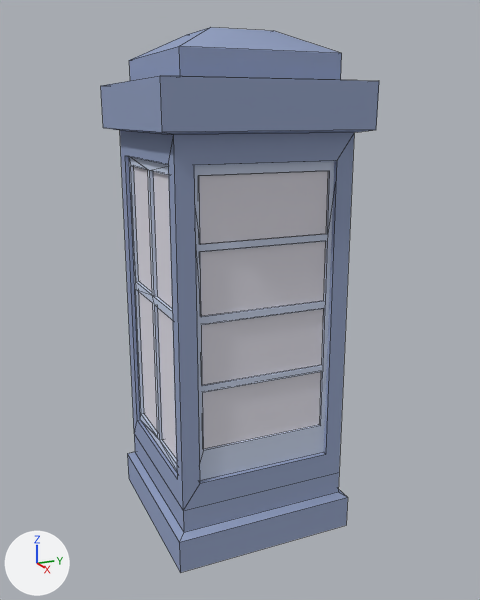
The Blender file blender2.77a/low-poly/objects/shelters/phone-booth/phone-booth.blend: old version first, new version second.
Before and after are seen from a 50 mm lens placed at (4.11, -3.07, 4.18), pointed at (-2.92, 0.09, 2.04). The axes (+X, +Y, +Z) are drawn at lower left. The lights are the same throughout. Mesh edges are drawn as thin lines.

The older version as bpy lines, for what is in view:
```python
mat_phone_booth_door_frame_000 = diffuse_material('phone-booth-door-frame.000')
mat_phone_booth_door_frame_000.base_color = (0.567, 0.635, 0.8)  # white #c6d1e7
me_cube = bpy.data.meshes.new('Cube')
me_cube.from_pydata(...)  # 296 vertices, 201 faces; spans x -1.17..1.17, y -1.17..1.17, z -1.35..1.52
me_cube.polygons.foreach_set('use_smooth', [True] * 201)
# faces by material slot: [22, 70, 85, 24]
me_cube.materials.append(mat_booth_frame_000)  # white #e7dfd9
me_cube.materials.append(mat_material_001)  # blue #94a1c2
me_cube.materials.append(mat_material_002)  # white #c6d1e7
me_cube.materials.append(mat_booth_window_glass_000)  # white #dfdde7
me_cube_012 = bpy.data.meshes.new('Cube.012')
me_cube_012.from_pydata(...)  # 78 vertices, 55 faces; spans x 0.96..1.02, y -1.14..1.1, z -2.06..8.01
# faces by material slot: [24, 31]
me_cube_012.materials.append(mat_booth_window_glass_000)  # white #dfdde7
me_cube_012.materials.append(mat_phone_booth_door_frame_000)  # white #c6d1e7
ob_booth_body_000 = bpy.data.objects.new('booth-body.000', me_cube)
ob_booth_body_000.location = (-3.0, 0.0, 2.0)
ob_booth_body_000.scale = (1.0, 1.0, 2.0)
ob_phone_booth_door_000 = bpy.data.objects.new('phone-booth-door.000', me_cube_012)
ob_phone_booth_door_000.location = (-3.82, 0.02, 0.99)
ob_phone_booth_door_000.scale = (1.74, 0.753, 0.34)
```
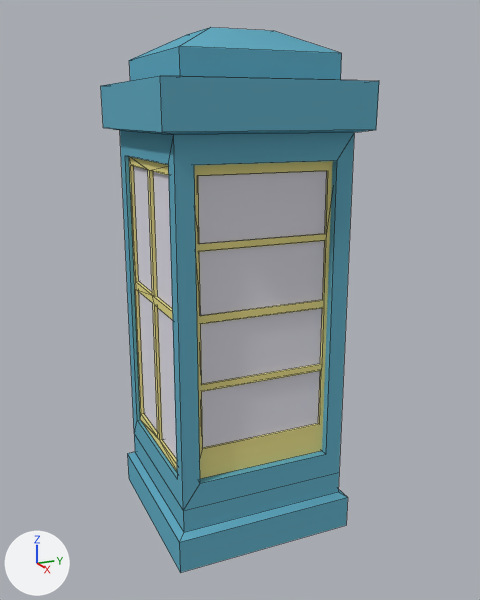
The newer file is also turned or shifted as a whole; pictures and numbers use the older file's frame.

What differs and where, as boxes [x1, y1, x2, y2] in the pictures (480 x 600 px):
'phone-booth-door.000', recoloured, moved
    before: [194, 161, 334, 481]
    after: [194, 161, 333, 479]
part 1 of me_cube, recoloured (blue to cyan)
    both: [101, 27, 379, 573]
part 2 of me_cube, recoloured (white to yellow)
    both: [129, 157, 177, 472]

The change, as a diff of the scene's bpy script:
```diff
--- a/blender2.77a/low-poly/objects/shelters/phone-booth/phone-booth.blend.py
+++ b/blender2.77a/low-poly/objects/shelters/phone-booth/phone-booth.blend.py
@@ mat_phone_booth_door_frame_000 @@
 mat_phone_booth_door_frame_000 = diffuse_material('phone-booth-door-frame.000')
-mat_phone_booth_door_frame_000.base_color = (0.567, 0.635, 0.8)  # white #c6d1e7
+mat_phone_booth_door_frame_000.base_color = (0.799, 0.719, 0.257)  # yellow #e7dc8b
@@ mat_window_frame_000 @@
+mat_window_frame_000 = diffuse_material('window-frame.000')
+mat_window_frame_000.base_color = (0.799, 0.716, 0.258)  # yellow #e7dc8b
@@ mat_booth_body_000 @@
+mat_booth_body_000 = diffuse_material('booth-body.000')
+mat_booth_body_000.base_color = (0.129, 0.409, 0.538)  # cyan #65abc2
@@ me_cube @@
 me_cube.from_pydata(...)  # 296 vertices, 201 faces; spans x -1.17..1.17, y -1.17..1.17, z -1.35..1.52
 # used by ob_booth_body_000; location = (-3.0, 0.0, 2.0); scale = (1.0, 1.0, 2.0)
+# me_cube part 1: 70 faces spanning x -1.17..1.17, y -1.17..1.17, z -1.35..1.52 switch from mat_material_001 (blue #94a1c2) to mat_booth_body_000 (cyan #64abc2)
+# me_cube part 2: 85 faces spanning x -0.8..0.81, y -0.96..1.0, z -0.86..0.86 switch from mat_material_002 (white #c6d1e7) to mat_window_frame_000 (yellow #e7dc8b)
 me_cube.materials.append(mat_booth_frame_000)
@@ ob_phone_booth_door_000 @@
 ob_phone_booth_door_000 = bpy.data.objects.new('phone-booth-door.000', me_cube_012)
-ob_phone_booth_door_000.location = (-3.82, 0.02, 0.99)
+ob_phone_booth_door_000.location = (-3.86, 0.02, 0.98)
 ob_phone_booth_door_000.scale = (1.74, 0.753, 0.34)
```
